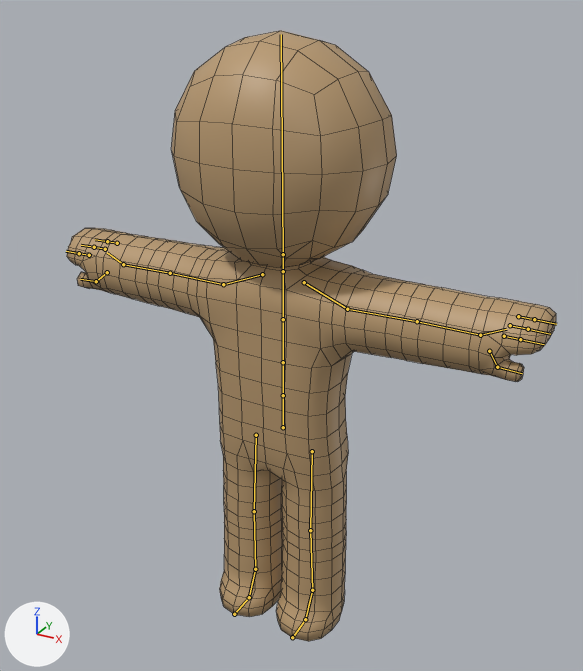
One commit to the Blender file character/Character-Personalities.blend: the scene before it, then after it.
The view is the same before and after, from a camera (50 mm lens) standing at (1.17, -2.07, 2.13) and looking at (0.09, -0.1, 1.14). The lights are fixed; the arrows at lower left show +X, +Y and +Z. The bones that bend it are drawn over the model as lines. Mesh edges are drawn as thin lines.

Names of what the first picture shows: 'Character'.
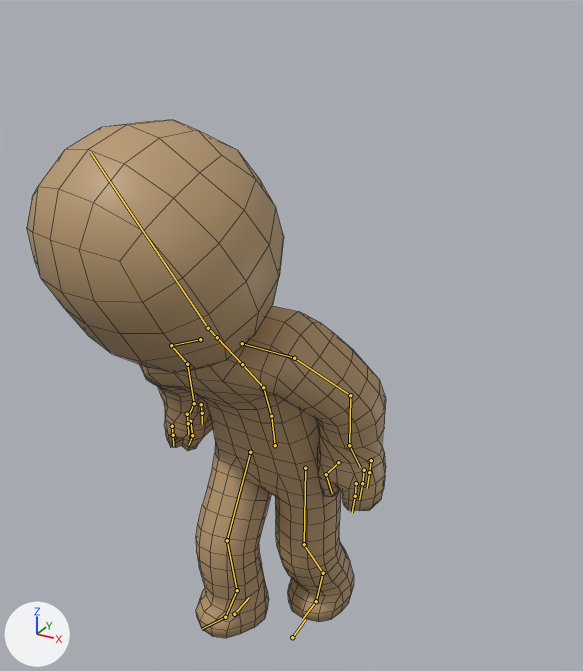
The newer file adds an action. The first version stands in its rest pose; the second is drawn at frame 1 of the action 'Personality_Simpleton'.

Location of each change, (x1, y1, x2, y2) in pixels of the pictures (583 x 671 px):
'Character', posed (27% narrower, 15% shorter): before (67, 31, 556, 641); after (27, 120, 386, 638)
bone 'Spine_1', root to tip: before (283, 427) to (283, 395); after (275, 445) to (271, 416)
bone 'Spine_2', root to tip: before (283, 395) to (283, 362); after (271, 416) to (263, 387)
bone 'Spine_3', root to tip: before (283, 362) to (283, 319); after (263, 387) to (242, 364)
bone 'Hand_1_R', root to tip: before (123, 264) to (107, 252); after (194, 403) to (189, 413)
bone 'Thumb_2_R', root to tip: before (96, 281) to (80, 279); after (192, 435) to (189, 444)
bone 'Finger_2_2_R', root to tip: before (94, 247) to (81, 245); after (188, 423) to (188, 434)
bone 'Finger_1_2_R', root to tip: before (107, 241) to (95, 239); after (202, 413) to (202, 424)
bone 'Finger_3_2_R', root to tip: before (79, 253) to (66, 251); after (173, 435) to (173, 446)
bone 'Hand_1_L', root to tip: before (480, 335) to (506, 329); after (349, 445) to (360, 467)
bone 'Thumb_2_L', root to tip: before (497, 367) to (522, 373); after (326, 474) to (332, 493)
bone 'Finger_2_1_L', root to tip: before (510, 325) to (528, 329); after (364, 470) to (362, 483)
bone 'Finger_1_1_L', root to tip: before (518, 316) to (534, 319); after (371, 460) to (369, 472)
bone 'Finger_3_1_L', root to tip: before (504, 336) to (520, 339); after (356, 483) to (355, 496)

The change, as a list of edits to the scene's bpy script:
```text
Change bone_spine_1:
    where bone_spine_1 = bpy.data.objects['Armature'].pose.bones['Spine_1']  # child of 'Root'
    bone_spine_1.location: (0.0, 0.0, 0.0) -> (-0.002, -0.045, 0.05)
    bone_spine_1.rotation_quaternion: (1.0, 0.0, 0.0, 0.0) -> (0.998, 0.065, -0.013, 0.018)  # degrees (0, 0, 0) -> degrees (7, -2, 2)
Change bone_spine_2:
    where bone_spine_2 = bpy.data.objects['Armature'].pose.bones['Spine_2']  # child of 'Spine_1'
    bone_spine_2.rotation_quaternion: (1.0, 0.0, 0.0, 0.0) -> (0.991, 0.081, -0.109, 0.007)  # degrees (0, 0, 0) -> degrees (9, -13, 0)
Change bone_spine_3:
    where bone_spine_3 = bpy.data.objects['Armature'].pose.bones['Spine_3']  # child of 'Spine_2'
    bone_spine_3.rotation_quaternion: (1.0, 0.0, 0.0, 0.0) -> (0.972, 0.196, 0.13, 0.007)  # degrees (0, 0, 0) -> degrees (23, 14, 4)
Change bone_hand_1_r:
    where bone_hand_1_r = bpy.data.objects['Armature'].pose.bones['Hand_1_R']  # child of 'Arm_3_R'
    bone_hand_1_r.rotation_quaternion: (1.0, 0.0, 0.0, 0.0) -> (0.959, 0.008, 0.276, 0.057)  # degrees (0, 0, 0) -> degrees (3, 32, 8)
Change bone_thumb_2_r:
    where bone_thumb_2_r = bpy.data.objects['Armature'].pose.bones['Thumb_2_R']  # child of 'Thumb_1_R'
    bone_thumb_2_r.rotation_quaternion: (1.0, 0.0, 0.0, 0.0) -> (0.978, -0.1, -0.04, 0.181)  # degrees (0, 0, 0) -> degrees (-12, -2, 21)
Change bone_finger_2_2_r:
    where bone_finger_2_2_r = bpy.data.objects['Armature'].pose.bones['Finger_2_2_R']  # child of 'Finger_2_1_R'
    bone_finger_2_2_r.rotation_quaternion: (1.0, 0.0, 0.0, 0.0) -> (1.0, 0.0, 0.0, 0.028)  # degrees (0, 0, 0) -> degrees (0, 0, 3)
Change bone_finger_1_2_r:
    where bone_finger_1_2_r = bpy.data.objects['Armature'].pose.bones['Finger_1_2_R']  # child of 'Finger_1_1_R'
    bone_finger_1_2_r.rotation_quaternion: (1.0, 0.0, 0.0, 0.0) -> (1.0, 0.0, 0.0, 0.028)  # degrees (0, 0, 0) -> degrees (0, 0, 3)
Change bone_finger_3_2_r:
    where bone_finger_3_2_r = bpy.data.objects['Armature'].pose.bones['Finger_3_2_R']  # child of 'Finger_3_1_R'
    bone_finger_3_2_r.rotation_quaternion: (1.0, 0.0, 0.0, 0.0) -> (1.0, 0.0, 0.0, 0.028)  # degrees (0, 0, 0) -> degrees (0, 0, 3)
Change bone_hand_1_l:
    where bone_hand_1_l = bpy.data.objects['Armature'].pose.bones['Hand_1_L']  # child of 'Arm_3_L'
    bone_hand_1_l.rotation_quaternion: (1.0, 0.0, 0.0, 0.0) -> (0.849, -0.081, -0.501, -0.149)  # degrees (0, 0, 0) -> degrees (1, -61, -21)
Change bone_thumb_2_l:
    where bone_thumb_2_l = bpy.data.objects['Armature'].pose.bones['Thumb_2_L']  # child of 'Thumb_1_L'
    bone_thumb_2_l.rotation_quaternion: (1.0, 0.0, 0.0, 0.0) -> (0.988, -0.03, 0.07, -0.132)  # degrees (0, 0, 0) -> degrees (-4, 8, -15)
Change bone_finger_2_1_l:
    where bone_finger_2_1_l = bpy.data.objects['Armature'].pose.bones['Finger_2_1_L']  # child of 'Hand_1_L'
    bone_finger_2_1_l.rotation_quaternion: (1.0, 0.0, 0.0, 0.0) -> (0.999, 0.0, 0.0, 0.04)  # degrees (0, 0, 0) -> degrees (0, 0, 5)
Change bone_finger_1_1_l:
    where bone_finger_1_1_l = bpy.data.objects['Armature'].pose.bones['Finger_1_1_L']  # child of 'Hand_1_L'
    bone_finger_1_1_l.rotation_quaternion: (1.0, 0.0, 0.0, 0.0) -> (0.999, 0.0, 0.0, 0.04)  # degrees (0, 0, 0) -> degrees (0, 0, 5)
Change bone_finger_3_1_l:
    where bone_finger_3_1_l = bpy.data.objects['Armature'].pose.bones['Finger_3_1_L']  # child of 'Hand_1_L'
    bone_finger_3_1_l.rotation_quaternion: (1.0, 0.0, 0.0, 0.0) -> (0.999, 0.0, 0.0, 0.04)  # degrees (0, 0, 0) -> degrees (0, 0, 5)
Change bone_hand_ik_target_r:
    where bone_hand_ik_target_r = bpy.data.objects['Armature'].pose.bones['Hand_IK_Target_R']  # child of 'Spine_4'
    bone_hand_ik_target_r.location: (0.0, 0.0, 0.0) -> (0.068, -0.366, 0.474)
Change bone_hand_ik_target_l:
    where bone_hand_ik_target_l = bpy.data.objects['Armature'].pose.bones['Hand_IK_Target_L']  # child of 'Spine_4'
    bone_hand_ik_target_l.location: (0.0, 0.0, 0.0) -> (-0.153, -0.489, 0.445)
Change bone_arm_2_pole_target_r:
    where bone_arm_2_pole_target_r = bpy.data.objects['Armature'].pose.bones['Arm_2_Pole_Target_R']  # child of 'Spine_4'
    bone_arm_2_pole_target_r.location: (0.0, 0.0, 0.0) -> (-0.182, -0.004, 0.016)
Change bone_heel_controller_r:
    where bone_heel_controller_r = bpy.data.objects['Armature'].pose.bones['Heel_Controller_R']  # child of 'Toe_Controller_R'
    bone_heel_controller_r.location: (0.0, 0.0, 0.0) -> (0.05, 0.145, -0.001)
    bone_heel_controller_r.rotation_quaternion: (1.0, 0.0, 0.0, 0.0) -> (0.975, 0.0, 0.001, 0.222)  # degrees (0, 0, 0) -> degrees (0, 0, 26)
Change bone_heel_controller_l:
    where bone_heel_controller_l = bpy.data.objects['Armature'].pose.bones['Heel_Controller_L']  # child of 'Toe_Controller_L'
    bone_heel_controller_l.location: (0.0, 0.0, 0.0) -> (-0.006, -0.101, 0.001)
    bone_heel_controller_l.rotation_quaternion: (1.0, 0.0, 0.0, 0.0) -> (1.0, 0.0, 0.0, 0.008)  # degrees (0, 0, 0) -> degrees (0, 0, 1)
Change bone_leg_1_poletarget_l:
    where bone_leg_1_poletarget_l = bpy.data.objects['Armature'].pose.bones['Leg_1_PoleTarget_L']  # child of 'Toe_Controller_L'
    bone_leg_1_poletarget_l.location: (0.0, 0.0, 0.0) -> (0.021, 0.012, -0.038)
```
